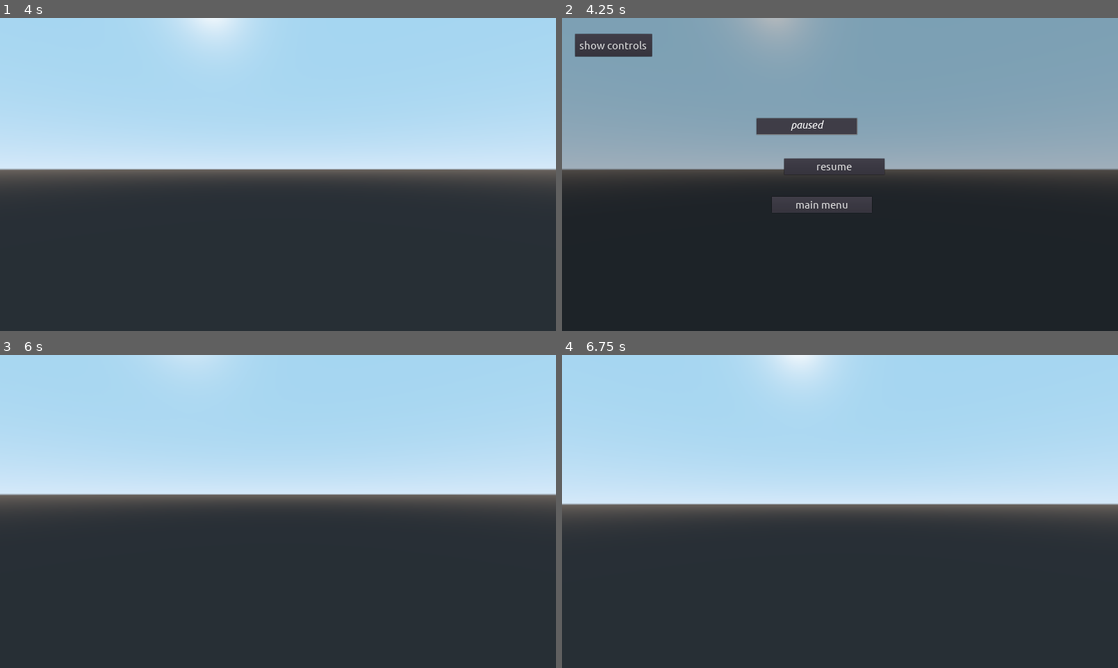
Above: before the commit, frames 1-4 (two rows, left to right).
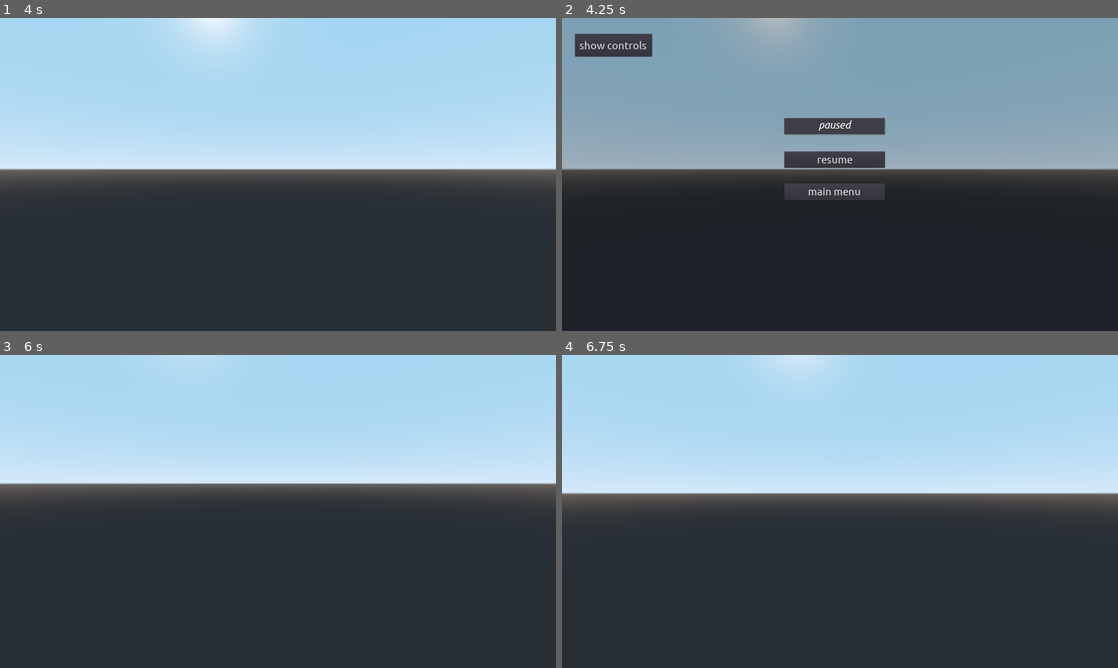
Above: after the commit, the same moments.

Repository: Ainlid/dreamscapexplorer
Game: Godot game, scene res://dream/dream.tscn
The game is run twice, just before and just after one commit, with the same random seed, the same clock (stepped at 60 frames per second) and the same inputs. This scene is started directly instead of the project's main scene.
Inputs (mouse positions are in pixels of both pictures, inside the frame that each line leads up to):
- Up to frame 1 (4 s): tap Enter at 0.5, 2, 3.5 s; move the mouse to (305, 174) at 0.52 s; hold Shift (run) 0.53-1.28 s; hold W (move_forward) from 0.53 s (still down); tap Space (jump) at 0.77, 1.25, 1.52, 2.75, 3.02, 3.77 s; move the mouse to (250, 174) at 1.27 s; tap Shift (run) at 1.35, 2.85 s; move the mouse to (289, 168) at 2.02 s; hold Shift (run) 2.03-2.78 s; move the mouse to (272, 180) at 2.77 s; move the mouse to (316, 177) at 3.52 s; hold Shift (run) from 3.53 s (still down)
- Up to frame 2 (4.25 s): keep holding W (move_forward); keep holding Shift (run); tap Escape (escape) at 4.15 s
- Up to frame 3 (6 s): move the mouse to (111, 464) at 4.27 s; release W (move_forward) at 4.28 s; release Shift (run) at 4.28 s; hold A (move_left) 4.28-5 s; tap Shift (run) at 4.35 s; tap Space (jump) at 4.52, 5.75 s; click "resume" at 5 s; move the mouse to (283, 511) at 5.77 s; hold W (move_forward) from 5.78 s (still down); hold Shift (run) from 5.78 s (still down)
- Up to frame 4 (6.75 s): move the mouse to (817, 505) at 6.52 s; release W (move_forward) at 6.53 s; release Shift (run) at 6.53 s; hold D (move_right) from 6.53 s (still down); tap Shift (run) at 6.6 s

Frame 1 is identical in both runs. In frame 2, 2.8% of the frame differs, in the area x 34-59%, y 31-63%; in frame 3, 5.9%; in frame 4, 5.9%, in the area x 0-100%, y 0-50%.

Commit message:
generative music

Diff:
--- /dev/null
+++ b/source/bgm_gen/bgm_gen.gd
@@ -0,0 +1,57 @@
+extends Node
+
+onready var melody = $melody
+onready var bass = $bass
+onready var timer =$timer
+var tempo = 120.0
+
+var note_scale = []
+
+var melody_note_seq = []
+var melody_rhythm_seq = []
+var bass_note_seq = []
+var bass_rhythm_seq = []
+
+var current_note = 0
+
+func _ready():
+	_make_scale()
+	_sequence()
+	timer.wait_time = 60.0/tempo
+	timer.start()
+
+func _set_samples():
+	pass
+
+func _make_scale():
+	for n in 7:
+		note_scale.append(globals.dream_rng.randi()%12)
+
+func _sequence():
+	for melody_notes in 16:
+		var note_id = globals.dream_rng.randi()%7
+		melody_note_seq.append(note_scale[note_id])
+	for melody_plays in 16:
+		var melody_rhythm_chance = globals.dream_rng.randf()
+		melody_rhythm_seq.append(melody_rhythm_chance)
+	for bass_notes in 16:
+		var note_id = globals.dream_rng.randi()%7
+		bass_note_seq.append(note_scale[note_id])
+	for bass_plays in 16:
+		var bass_rhythm_chance = globals.dream_rng.randf()
+		bass_rhythm_seq.append(bass_rhythm_chance)
+
+func _note_to_pitch(note_value):
+	return pow(2.0, note_value/12.0)
+
+func _timeout():
+	melody.pitch_scale = _note_to_pitch(melody_note_seq[current_note])
+	if melody_rhythm_seq[current_note] < 0.5:
+		melody.play()
+	bass.pitch_scale = _note_to_pitch(bass_note_seq[current_note] - 12.0)
+	if bass_rhythm_seq[current_note] < 0.5:
+		bass.play()
+	if current_note < 15:
+		current_note += 1
+	else:
+		current_note = 0
--- /dev/null
+++ b/source/bgm_gen/bgm_gen.tscn
@@ -0,0 +1,17 @@
+[gd_scene load_steps=3 format=2]
+
+[ext_resource path="res://bgm_gen/bgm_gen.gd" type="Script" id=1]
+[ext_resource path="res://bgm_gen/samples/piano.wav" type="AudioStream" id=2]
+
+[node name="bgm_gen" type="Node"]
+script = ExtResource( 1 )
+
+[node name="melody" type="AudioStreamPlayer" parent="."]
+stream = ExtResource( 2 )
+
+[node name="bass" type="AudioStreamPlayer" parent="."]
+stream = ExtResource( 2 )
+
+[node name="timer" type="Timer" parent="."]
+
+[connection signal="timeout" from="timer" to="." method="_timeout"]
--- a/source/dream/dream.gd
+++ b/source/dream/dream.gd
@@ -4,19 +4,8 @@
 
 func _ready():
 	_load_layout()
-	_play_bgm()
 
 func _load_layout():
 	var layout_id = globals.dream_rng.randi()%globals.layouts.size()
 	var new_layout = globals.layouts[layout_id].instance()
 	add_child(new_layout)
-
-func _play_bgm():
-	var chord_chance = globals.dream_rng.randf()
-	if chord_chance < 0.5:
-		audio.stream = globals.major_chord
-	else:
-		audio.stream = globals.minor_chord
-	var rand_note = globals.dream_rng.randi()%13
-	audio.pitch_scale = pow(2.0, rand_note/12.0)
-	audio.play()
--- a/source/dream/dream.tscn
+++ b/source/dream/dream.tscn
@@ -1,5 +1,6 @@
-[gd_scene load_steps=3 format=2]
+[gd_scene load_steps=4 format=2]
 
+[ext_resource path="res://bgm_gen/bgm_gen.tscn" type="PackedScene" id=1]
 [ext_resource path="res://player/player.tscn" type="PackedScene" id=2]
 [ext_resource path="res://dream/dream.gd" type="Script" id=3]
 
@@ -8,5 +9,4 @@
 
 [node name="player" parent="." instance=ExtResource( 2 )]
 
-[node name="audio" type="AudioStreamPlayer" parent="."]
-volume_db = -4.0
+[node name="bgm_gen" parent="." instance=ExtResource( 1 )]
--- a/source/globals/globals.gd
+++ b/source/globals/globals.gd
@@ -1,7 +1,7 @@
 extends Node
 
-const major_chord = preload("res://bgm/chords/major.wav")
-const minor_chord = preload("res://bgm/chords/minor.wav")
+const samples = [preload("res://bgm_gen/samples/sine.wav"),
+preload("res://bgm_gen/samples/piano.wav")]
 
 const materials = [preload("res://materials/test1.tres"),
 preload("res://materials/test2.tres"),
--- a/source/interface/pause_menu/pause_menu.tscn
+++ b/source/interface/pause_menu/pause_menu.tscn
@@ -27,9 +27,9 @@
 }
 
 [node name="label" type="Label" parent="menu"]
-margin_left = 672.013
+margin_left = 768.013
 margin_top = 345.904
-margin_right = 1019.01
+margin_right = 1115.01
 margin_bottom = 401.904
 custom_styles/normal = ExtResource( 2 )
 custom_fonts/font = ExtResource( 3 )
@@ -40,10 +40,10 @@
 }
 
 [node name="button_resume" type="Button" parent="menu"]
-margin_left = 766.788
-margin_top = 484.945
-margin_right = 1113.79
-margin_bottom = 540.945
+margin_left = 768.013
+margin_top = 460.945
+margin_right = 1115.02
+margin_bottom = 516.945
 mouse_default_cursor_shape = 2
 custom_fonts/font = ExtResource( 5 )
 text = "resume"
@@ -52,10 +52,10 @@
 }
 
 [node name="button_main_menu" type="Button" parent="menu"]
-margin_left = 723.976
-margin_top = 616.108
-margin_right = 1070.98
-margin_bottom = 672.108
+margin_left = 768.013
+margin_top = 572.108
+margin_right = 1115.02
+margin_bottom = 628.108
 mouse_default_cursor_shape = 2
 custom_fonts/font = ExtResource( 5 )
 text = "main menu"
--- /dev/null
+++ b/source/skies/space.tres
@@ -0,0 +1,9 @@
+[gd_resource type="ProceduralSky" format=2]
+
+[resource]
+sky_top_color = Color( 0.00784314, 0.00784314, 0.0941176, 1 )
+sky_horizon_color = Color( 0.101961, 0.0470588, 0.156863, 1 )
+ground_bottom_color = Color( 0.00784314, 0.00784314, 0.0941176, 1 )
+ground_horizon_color = Color( 0.101961, 0.0470588, 0.156863, 1 )
+ground_curve = 0.09
+sun_latitude = -90.0
Not shown, removed: source/bgm/chords/major.wav.import
Not shown, removed: source/bgm/chords/minor.wav.import
Not shown, added: source/bgm_gen/samples/piano.wav.import
Not shown, added: source/bgm_gen/samples/sine.wav.import
Not shown, removed: source/memo.txt
Not shown, changed: notes.txt
Not shown, removed: source/bgm/chords/chord_template.mmpz
Not shown, removed: source/bgm/chords/chord_template.mmpz.bak
Not shown, removed: source/bgm/chords/major.wav
Not shown, removed: source/bgm/chords/minor.wav
Not shown, added: source/bgm_gen/samples/piano.wav
Not shown, added: source/bgm_gen/samples/sine.wav
